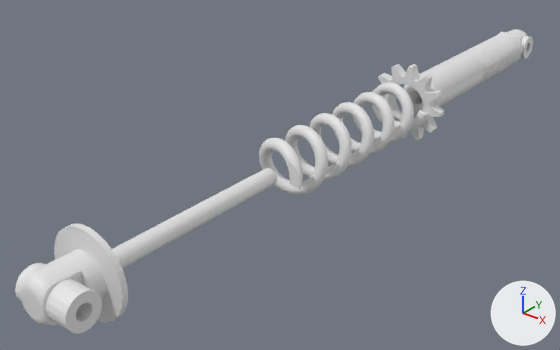
One commit to the FBX model AR Chassis Project/Assets/Project/Scan/Model/ARChasis_Exploded_ShockAbsorber.fbx: the scene before it, then after it.
Both versions are drawn from a 50 mm lens placed at (119.0, -173.0, 106.0), pointed at (-16.0, -5.0, 1.0). The axes (+X, +Y, +Z) are drawn at lower right. The lights are the same throughout. Where no turn or scale is listed for an object, it has been applied to the vertices.

In view in the first picture: 'ShockAbsorber', 'ShockAbsorber.001', 'ShockAbsorber.002', 'ShockAbsorber.003'.
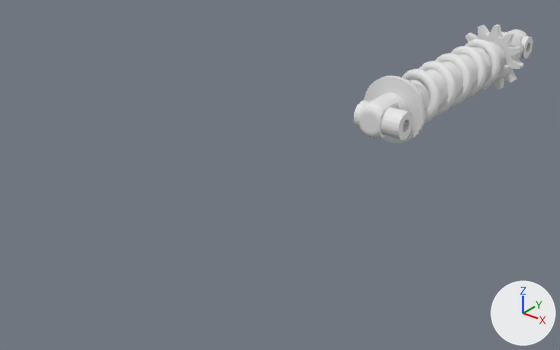
The newer file is also rescaled (x0.708), turned or shifted as a whole; pictures and numbers use the older file's frame.

Boxes (x1, y1, x2, y2) around the edits, measured in the pictures (560 x 350 px):
'ShockAbsorber.001', moved
    before: (15, 168, 277, 334)
    after: (354, 76, 426, 143)
'ShockAbsorber.003', moved
    before: (259, 82, 429, 195)
    after: (402, 39, 510, 124)
'ShockAbsorber', moved
    before: (373, 64, 444, 140)
    after: (465, 24, 524, 90)

The change in detail:
Object 'ShockAbsorber' (ob_shockabsorber) moves from (-0.3, 45.6, 14.4) to (-0.3, 109.8, 14.4).
Object 'ShockAbsorber.003' (ob_shockabsorber_003) moves from (-0.5, 8.0, 14.4) to (-0.5, 72.3, 14.4).
Object 'ShockAbsorber.001' (ob_shockabsorber_001) moves from (-0.1, -92.8, 14.3) to (-0.1, 31.9, 14.3).
